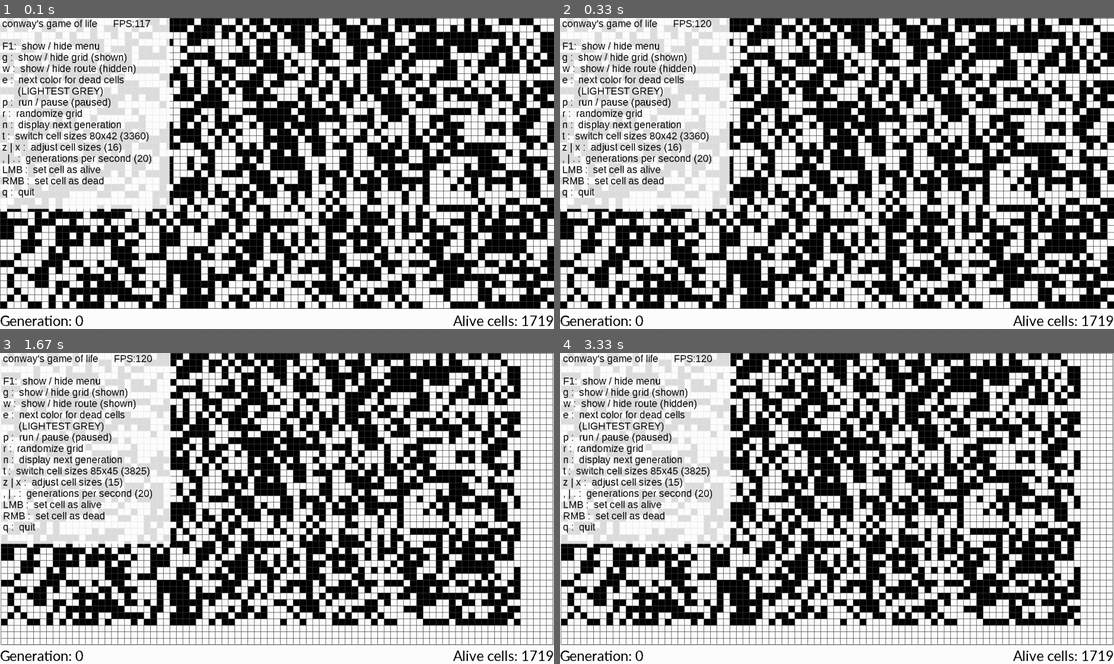
Above: before the commit, frames 1-4 (two rows, left to right).
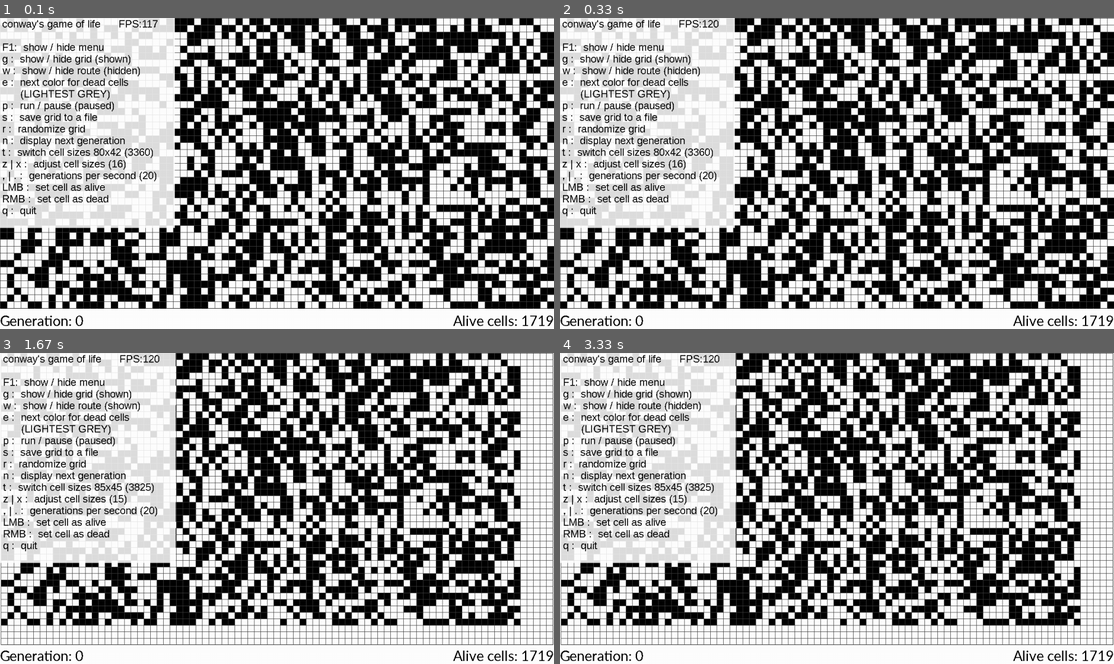
Above: after the commit, the same moments.

Repository: mzebrak/pygame-conways-game-of-life
Game: pygame game, started from game/__main__.py
Same seed, same stepped clock (60 frames per second), same inputs: the game is played once before the commit and once after it.
Inputs:
- Up to frame 1 (0.1 s): no input
- Up to frame 2 (0.33 s): no input
- Up to frame 3 (1.67 s): tap Z at 0.33 s; tap Enter at 0.67 s; hold W 1-1.47 s; hold S from 1.5 s (still down)
- Up to frame 4 (3.33 s): release S at 1.8 s; hold W 1.83-2.2 s; hold S 2.23-2.6 s; hold W 2.63-2.93 s; hold S 2.97-3.27 s; hold W from 3.3 s (still down)

The runs differ from the first frame. In frame 1, 7.1% of the frame differs, in the area x 0-32%, y 0-68%; in frame 2, 7.1%; in frame 3, 7.2%; in frame 4, 7.2%.

Commit message:
saving to file added

Diff:
--- a/game/GameOfLife.py
+++ b/game/GameOfLife.py
@@ -1,3 +1,5 @@
+import time
+
 from Settings import *
 from Cell import Cell
 
@@ -41,7 +43,7 @@
     def load_from_file(self, file: str):
         """
         Load grid from the specified file
-        :param file: relative path to the file
+        :param file: relative path from __main__.py to the file
         """
         try:
             with open(file) as f:
@@ -56,9 +58,8 @@
             diff = max_len - len(row)
             row.extend([False] * diff) if diff > 0 else None
 
-        content = list(map(list, zip(*content)))
-        self.generation = 0
-        self.sprites = pg.sprite.Group()
+        content = list(map(list, zip(*content)))  # from [y][x] to [x][y]
+
         self.cell_size = int(min(self.width / len(content), (self.height - MENU_HEIGHT) / len(content[0])))
         if self.cell_size < MIN_CELL_SIZE:
             quit(f"Cell size is too small: '{self.cell_size}' change min: '{MIN_CELL_SIZE} or modify num of rows/cols!")
@@ -70,10 +71,25 @@
         [[content[x].insert(0, False) for _ in range((self.grid_height - len(content[-1])) // 2)] for x in
          range(len(content))]
 
+        self.generation = 0
+        self.sprites = pg.sprite.Group()
         self.cells = [[Cell(self, self.cell_size, x, y, color=BLACK, alive=True)
                        if x < len(content) and y < len(content[0]) and content[x][y]
                        else Cell(self, self.cell_size, x, y, color=WHITE)
                        for y in range(self.grid_height)] for x in range(self.grid_width)]
+
+    def save_to_file(self) -> str:
+        """
+        Create a file to which the current grid will be saved
+        :return: name of the created file
+        """
+        filename = f"../{datetime.now().strftime('%Y-%m-%dT%H-%M-%S-%f')}"[:-3] + ".txt"
+        with open(filename, 'w') as f:
+            for y in range(len(self.cells[0])):
+                for x in range(len(self.cells)):
+                    f.write('1' if self.cells[x][y].alive else '.')
+                f.write('\n')
+        return filename
 
     def new(self, action: str = None, file: str = None):
         """
@@ -95,7 +111,7 @@
         """
         Creates a list of Cell type objects, depending on the action - the old list could be copied
         :param action: 'DECREASE'- when new grid will be smaller, 'INCREASE' - when new grid will be
-        bigger or None/else if there si no need to copy Cell states of the old grid.
+                        bigger or None/else if there is no need to copy Cell states of the old grid.
         """
         if action == 'INCREASE':
             # extend the existing list by copying cells from the old list and adding new dead cells to the rest of
@@ -149,7 +165,7 @@
         while True:
             self.font_help = pg.font.SysFont(FONT_MENU, int(self.height / div))
             self.f1_menu_width, self.f1_line_height = self.font_help.size(text_help)
-            if self.f1_menu_width < self.width / 3 and self.f1_line_height * 17 < self.height * 5 / 8:
+            if self.f1_menu_width < self.width / 3 and self.f1_line_height * 18 < self.height * 6 / 8:
                 break
             div += 1
 
@@ -186,7 +202,7 @@
         blit_line = lambda pos, text: \
             menu_bg.blit(self.font_help.render(text, False, color), (5, self.f1_line_height * pos))
 
-        menu_bg = pg.Surface([self.f1_menu_width, self.f1_line_height * 17], pg.SRCALPHA)
+        menu_bg = pg.Surface([self.f1_menu_width, self.f1_line_height * 18], pg.SRCALPHA)
         menu_bg.fill(background)
 
         color_names = {WHITE: 'WHITE',
@@ -201,15 +217,16 @@
         blit_line(5, f'e :  next color for dead cells')
         blit_line(6, f'      ({color_names[self.dead_color]})')
         blit_line(7, f'p :  run / pause ({"paused" if self.paused else "running"})')
-        blit_line(8, f'r :  randomize grid')
-        blit_line(9, f'n :  display next generation')
-        blit_line(10,
+        blit_line(8, f's :  save grid to a file')
+        blit_line(9, f'r :  randomize grid')
+        blit_line(10, f'n :  display next generation')
+        blit_line(11,
                   f't :  switch cell sizes {self.grid_width}x{self.grid_height} ({self.grid_width * self.grid_height})')
-        blit_line(11, f'z | x :  adjust cell sizes ({self.cell_size})')
-        blit_line(12, f', | . :  generations per second ({self.gens_per_sec})')
-        blit_line(13, f'LMB :  set cell as alive')
-        blit_line(14, f'RMB :  set cell as dead')
-        blit_line(15, f'q :  quit')
+        blit_line(12, f'z | x :  adjust cell sizes ({self.cell_size})')
+        blit_line(13, f', | . :  generations per second ({self.gens_per_sec})')
+        blit_line(14, f'LMB :  set cell as alive')
+        blit_line(15, f'RMB :  set cell as dead')
+        blit_line(16, f'q :  quit')
 
         self.grid_image.blit(menu_bg, (0, 0))
 
@@ -292,17 +309,7 @@
 
     def handle_keys(self, event: pg.event.Event):
         """
-        g - toggle on/off grid
-        p - toggle start/stop (pause) the game
-        w - toggle route view
-        e - next color for dead cells
-        t - switch between cell sizes
-        z - decrease cell size
-        x - increase cell size
-        n - display next generation
-        r - randomize grid
-        c - clear grid
-        q - quit
+        This function handles all the events related to the keyboard
         :param event: pygame Event
         """
         if event.key == pg.K_p:
@@ -341,6 +348,8 @@
         elif event.key == pg.K_F1:
             print("'F1' pressed! - toggling menu view")
             self.show_menu = not self.show_menu
+        elif event.key == pg.K_s:
+            print(f"'s' pressed ! - saved to file  '{self.save_to_file()}'")
         elif event.unicode == ",":
             print("',' pressed! - generations per second decreased")
             self.decrease_gens_per_sec()
@@ -349,6 +358,11 @@
             self.increase_gens_per_sec()
 
     def handle_mouse_scroll(self, button: int, zoom: bool = False):
+        """
+        This function handles all the events related to the mouse scroll
+        :param button: scrolling up / down
+        :param zoom: if True then CTRL is also pressed and it should zoom instead of changing gens per sec
+        """
         if button == WHEEL_UP:
             if zoom:
                 print("'CTRL' and 'WHEEL_UP'! -cell size increased")
@@ -366,8 +380,7 @@
 
     def handle_mouse_buttons(self, event: pg.event.Event, button: (bool, bool, bool)):
         """
-        LMB - pressed or held sets cell alive
-        RMB - pressed or held sets cell dead
+        This function handles all the events related to the mouse buttons
         :param event: pygame Event
         :param button: tuple of booleans
         """
--- a/game/Settings.py
+++ b/game/Settings.py
@@ -3,6 +3,7 @@
 from itertools import cycle
 from random import choice
 from sys import exit
+from datetime import datetime
 
 # Colors
 WHITE = (255, 255, 255)
